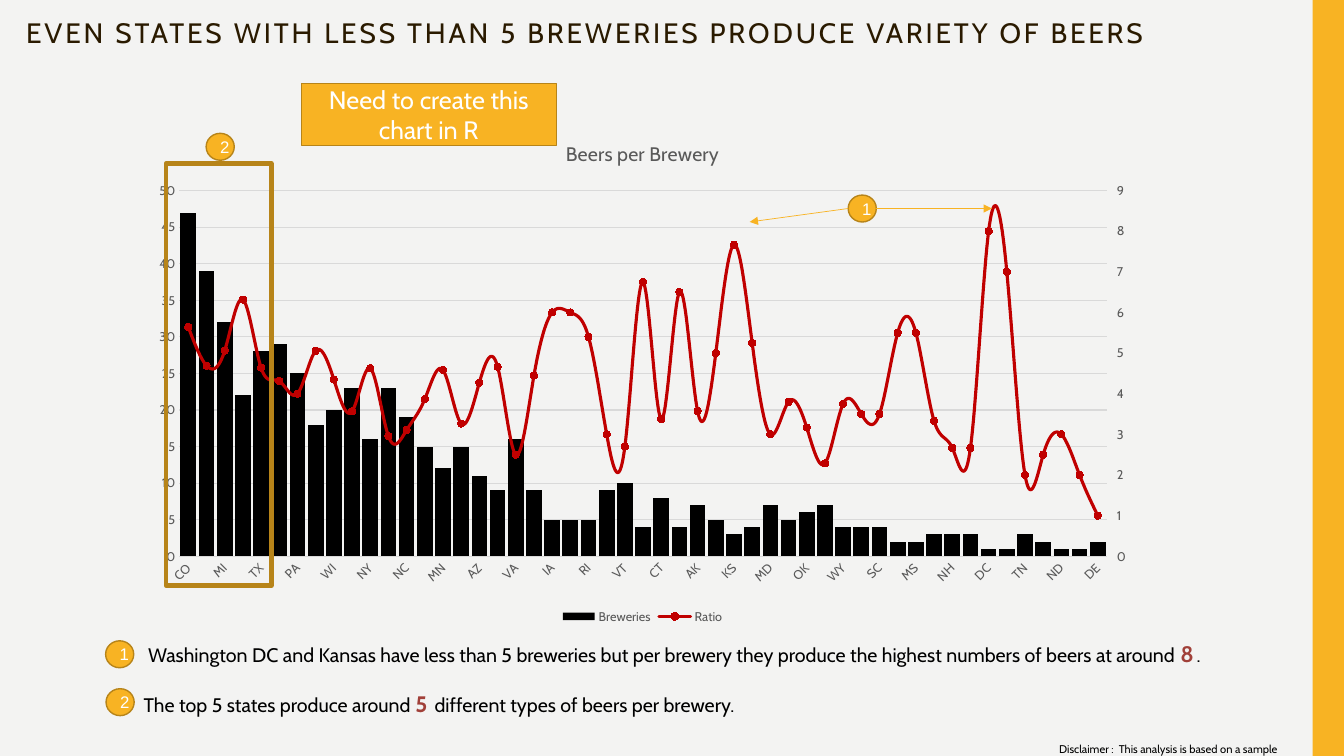
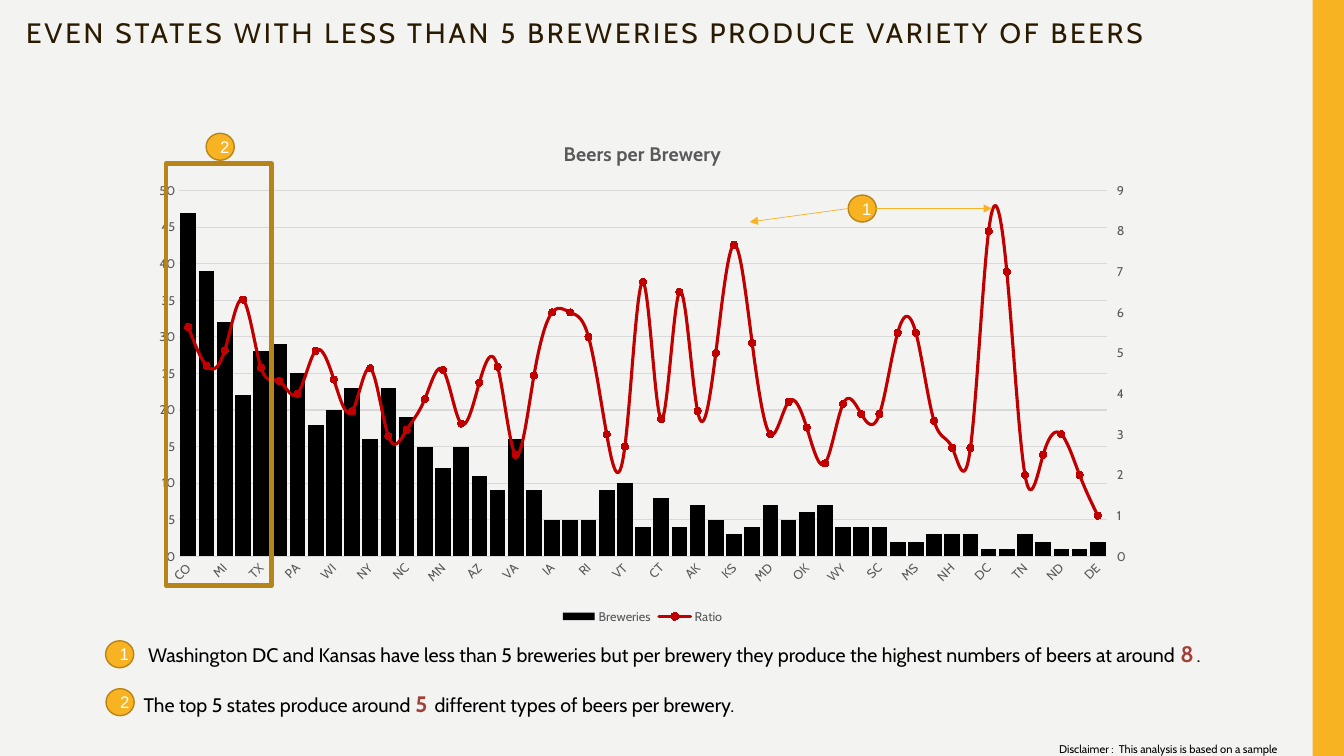
Before and after one commit to jbcroom/DS6306-MinerLeague-CaseStudies, a slide deck: slide 3 of MinerLeague Presentation.pptx. Drawn at 1344x756 pixels with LibreOffice and Linux fonts; fonts in the diff are those of the drawing. Boxes give left, top, right and bottom in pixels: in the first picture for what was removed or moved away, otherwise in the second. Text is boxed around its words. In the diff, an @@ line names an element or a change of style, - is before the commit and + after.

```diff
--- a/MinerLeague Presentation.pptx
+++ b/MinerLeague Presentation.pptx
@@ rectangle removed at <box>301,84,557,145</box> @@
-Need to create this chart in R
```
Also in this commit, not shown: 2 other slides changed, 2 slides added.
